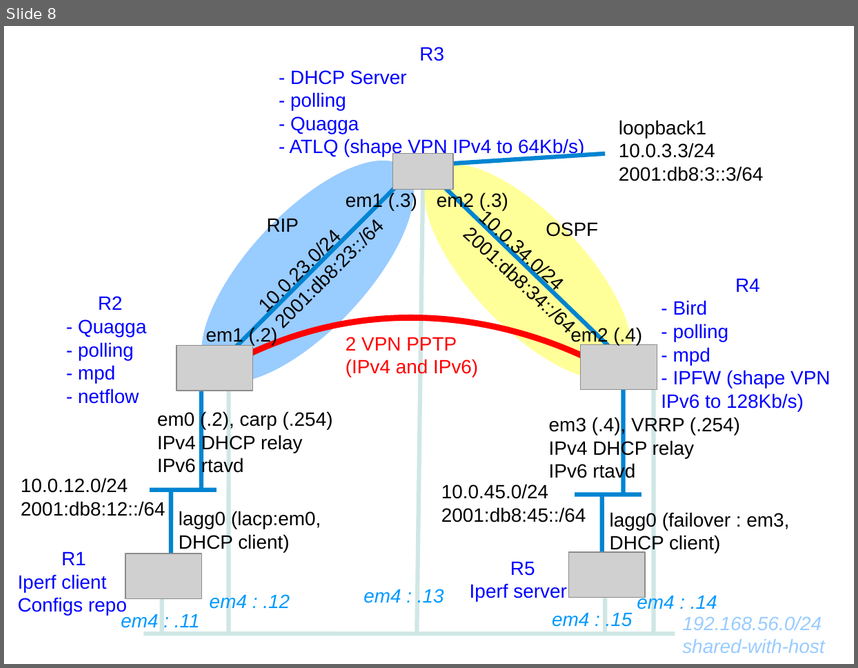
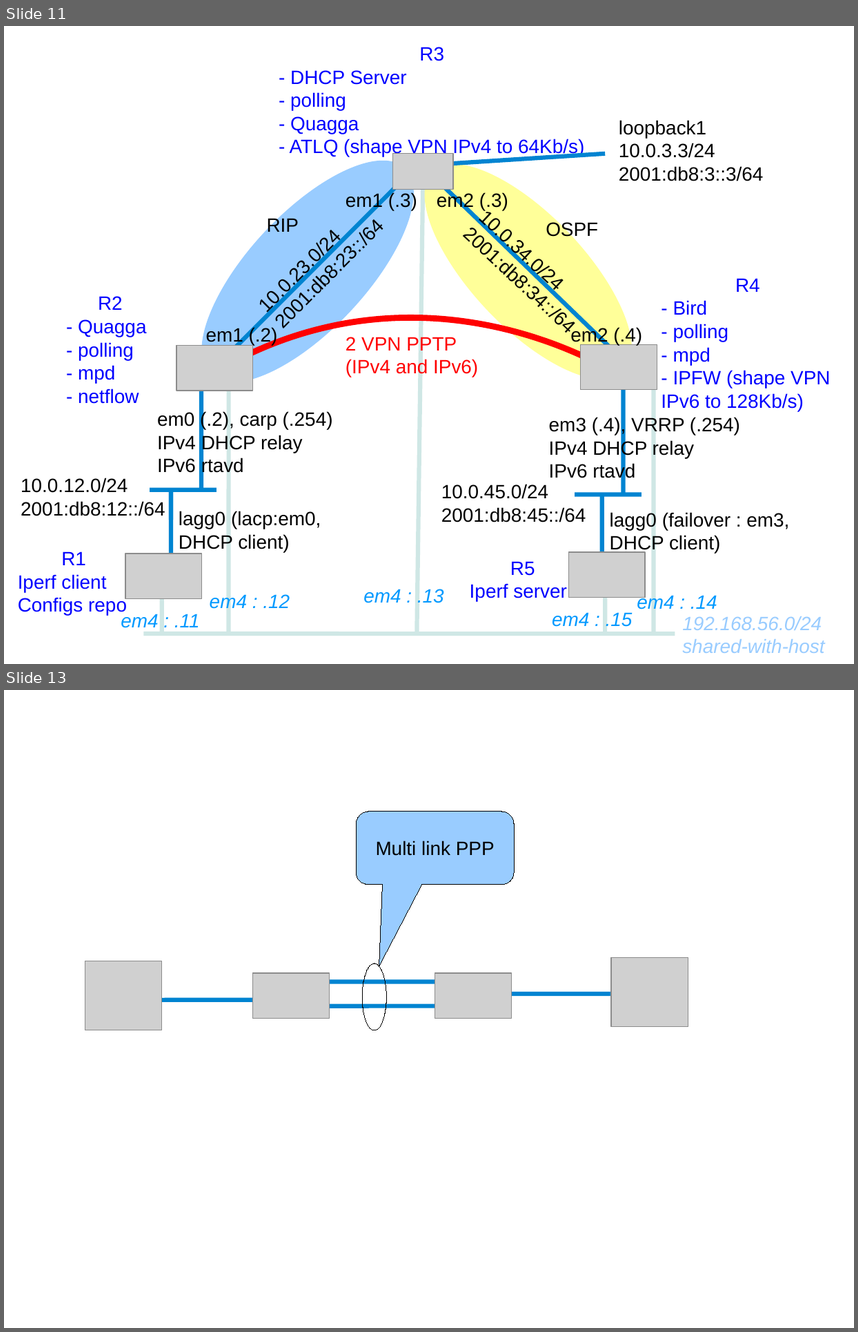
Before and after one commit to ocochard/BSDRP, a slide deck: trunk/docs/labs.examples.odp. Shown one above the other, each under a label of ours: slide 8 before the commit, slides 11 and 13 after it; the slides between them are not shown. The pictures are 858x668 and 858x1332 pixels, drawn with LibreOffice and Linux fonts; fonts in the diff are those of the drawing; grey boxes stand for pictures. Boxes give left, top, right and bottom in pixels: in the first picture for what was removed or moved away, otherwise in the second. Text is boxed around its words. In the diff, an @@ line names an element or a change of style, - is before the commit and + after.

```diff
--- a/trunk/docs/labs.examples.odp
+++ b/trunk/docs/labs.examples.odp
@@ slide 13 added at (x1=4, y1=690, x2=854, y2=1328), background #FFFFFF @@
@@ rounded speech box added at (x1=357, y1=811, x2=515, y2=884), fill #99CCFF, outline #000000 0 pt, 18 pt, text #000000 @@
+Multi link PPP
@@ picture added at (x1=611, y1=957, x2=688, y2=1026) @@
@@ picture added at (x1=85, y1=960, x2=161, y2=1030) @@
@@ picture added at (x1=253, y1=973, x2=330, y2=1018) @@
@@ ellipse added at (x1=363, y1=963, x2=387, y2=1030), outline #000000 0 pt @@
@@ picture added at (x1=435, y1=973, x2=512, y2=1018) @@
@@ line added from (253, 1000) to (125, 1000), #0084D1 4 pt @@
@@ line added from (496, 982) to (290, 982), #0084D1 4 pt @@
@@ line added from (648, 994) to (477, 994), #0084D1 4 pt @@
@@ line added from (477, 1005) to (296, 1005), #0084D1 4 pt @@
@@ what was slide 8 is now slide 11 @@
```
Also in this commit, not shown: 3 slides changed, 3 other slides added.
